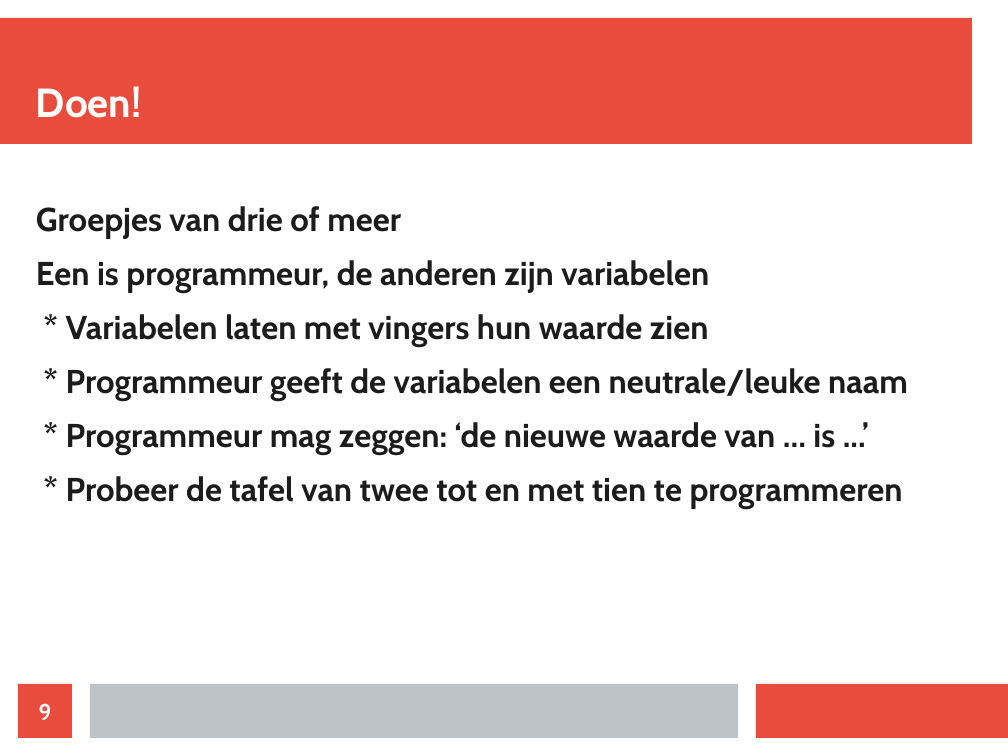
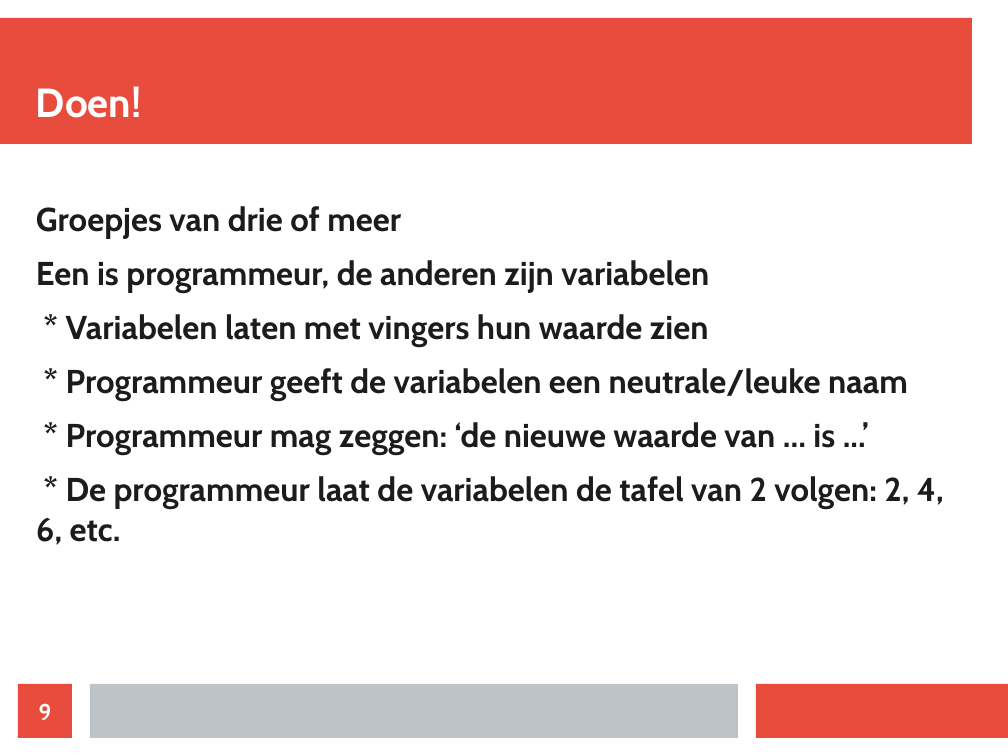
Before and after one commit to djog/dojo, a slide deck: slide 9 of LessenAlgemeen/Variabelen/Variabelen.odp. Drawn at 1008x756 pixels with LibreOffice and Linux fonts; fonts in the diff are those of the drawing. Boxes give left, top, right and bottom in pixels: in the first picture for what was removed or moved away, otherwise in the second. Text is boxed around its words. In the diff, an @@ line names an element or a change of style, - is before the commit and + after.

```diff
--- a/LessenAlgemeen/Variabelen/Variabelen.odp
+++ b/LessenAlgemeen/Variabelen/Variabelen.odp
@@ text at bbox=[36, 476, 944, 545]: text changed @@
-* Probeer de tafel van twee tot en met tien te programmeren
+* De programmeur laat de variabelen de tafel van 2 volgen: 2, 4, 6, etc.
```
Also in this commit, not shown: 3 other slides changed, 3 other files.
